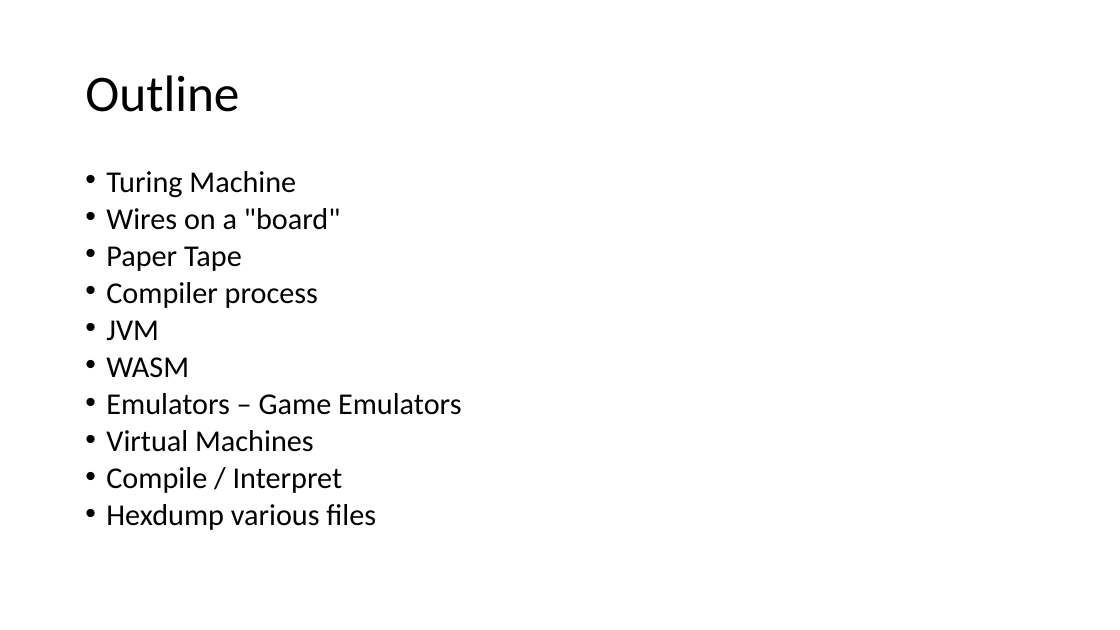
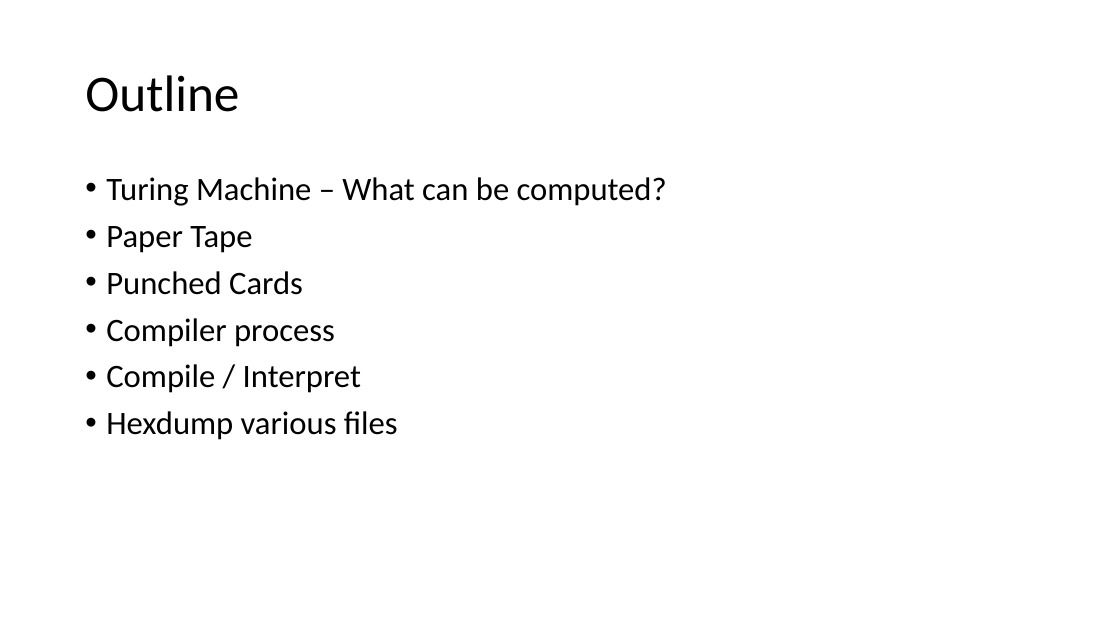
Before and after one commit to csev/ca4e, a slide deck: slide 2 of lectures/05-Software.pptx. Drawn at 1120x630 pixels with LibreOffice and Linux fonts; fonts in the diff are those of the drawing. Boxes give left, top, right and bottom in pixels: in the first picture for what was removed or moved away, otherwise in the second. Text is boxed around its words. In the diff, an @@ line names an element or a change of style, - is before the commit and + after.

Commit message:
Updates

```diff
--- a/lectures/05-Software.pptx
+++ b/lectures/05-Software.pptx
@@ text at (106, 177, 667, 206): text changed; size 25.9 to 28 pt @@
-• Turing Machine
-• Wires on a "board"
+• Turing Machine – What can be computed?
@@ text at (106, 226, 398, 440): size 25.9 to 28 pt in "Paper Tape", "Compiler process", "Compile / Interpret", "Hexdump various files"; line spacing 0.7 to 0.9 @@
@@ text at (106, 271, 303, 295): paragraph added @@
+• Punched Cards
@@ text at (106, 320, 462, 452): paragraphs removed @@
-• JVM
-• WASM
-• Emulators – Game Emulators
-• Virtual Machines
```
Also in this commit, not shown: 3 slides added, 2 slides removed.
